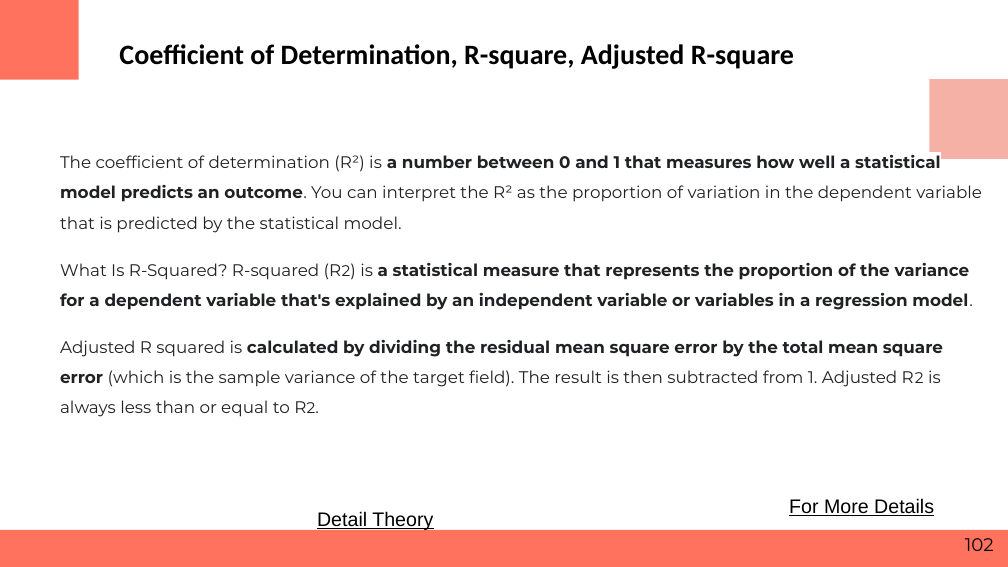
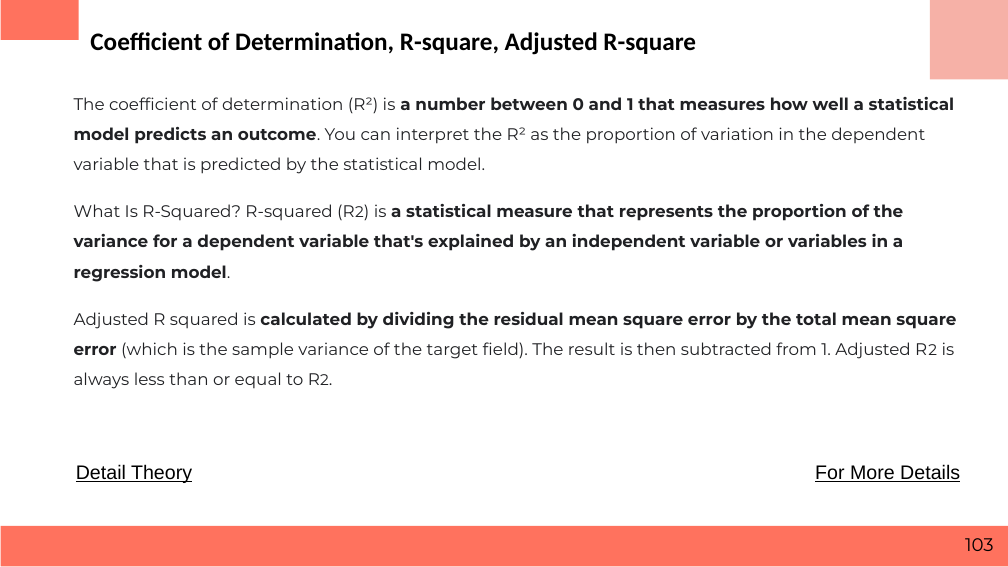
Before and after one commit to RashmivernekarN/ai_with_python_keonics, a slide deck: slide 103 of Module3/Business Statistics.pptx (slide 102 before the commit). Drawn at 1008x567 pixels with LibreOffice and Linux fonts; fonts in the diff are those of the drawing. Boxes give left, top, right and bottom in pixels: in the first picture for what was removed or moved away, otherwise in the second. Text is boxed around its words. In the diff, an @@ line names an element or a change of style, - is before the commit and + after.

```diff
--- a/Module3/Business Statistics.pptx
+++ b/Module3/Business Statistics.pptx
@@ rectangle: place and size @@
-rectangle at bbox=[0, 0, 79, 80]
+rectangle at bbox=[1, 0, 79, 39]
@@ title "Coefficient of Determination, R-square, Adjusted ...": place and size @@
-title "Coefficient of Determination, R-square, Adjusted ..." at bbox=[119, 44, 794, 69]
+title "Coefficient of Determination, R-square, Adjusted ..." at bbox=[90, 32, 696, 55]
@@ title "Coefficient of Determination, R-square, Adjusted ..." at bbox=[90, 32, 696, 55]: size 20 to 18 pt @@
@@ rectangle: place and size @@
-rectangle at bbox=[929, 80, 1008, 159]
+rectangle at bbox=[930, 0, 1008, 79]
@@ text "The coefficient of determination (R²) ..." rewrapped from bbox=[60, 155, 982, 417] to bbox=[74, 97, 956, 389] @@
@@ text "Detail Theory": place and size @@
-text "Detail Theory" at bbox=[317, 511, 433, 531]
+text "Detail Theory" at bbox=[76, 464, 192, 483]
@@ text "For More Details": place and size @@
-text "For More Details" at bbox=[789, 498, 934, 516]
+text "For More Details" at bbox=[815, 464, 960, 482]
@@ rectangle: place and size @@
-rectangle at bbox=[0, 530, 1008, 567]
+rectangle at bbox=[1, 526, 1008, 566]
@@ page number at bbox=[965, 538, 994, 551]: text changed @@
-102
+103
```
Also in this commit, not shown: 105 other slides changed, 1 slide added.
